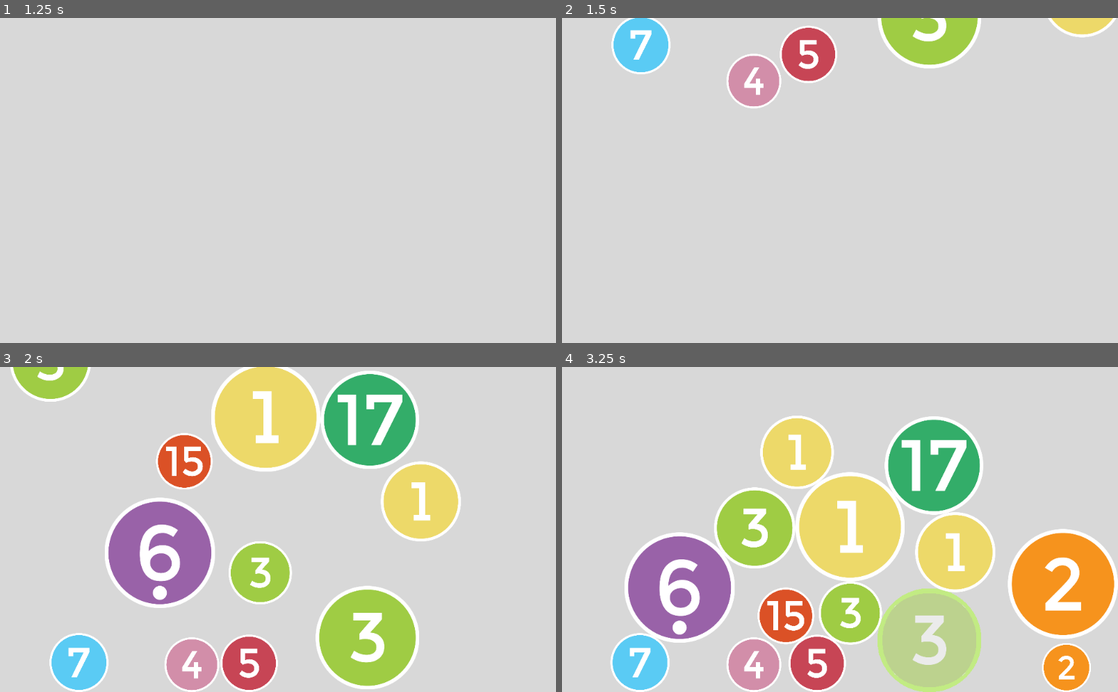
Above: before the commit, frames 1-4 (two rows, left to right).
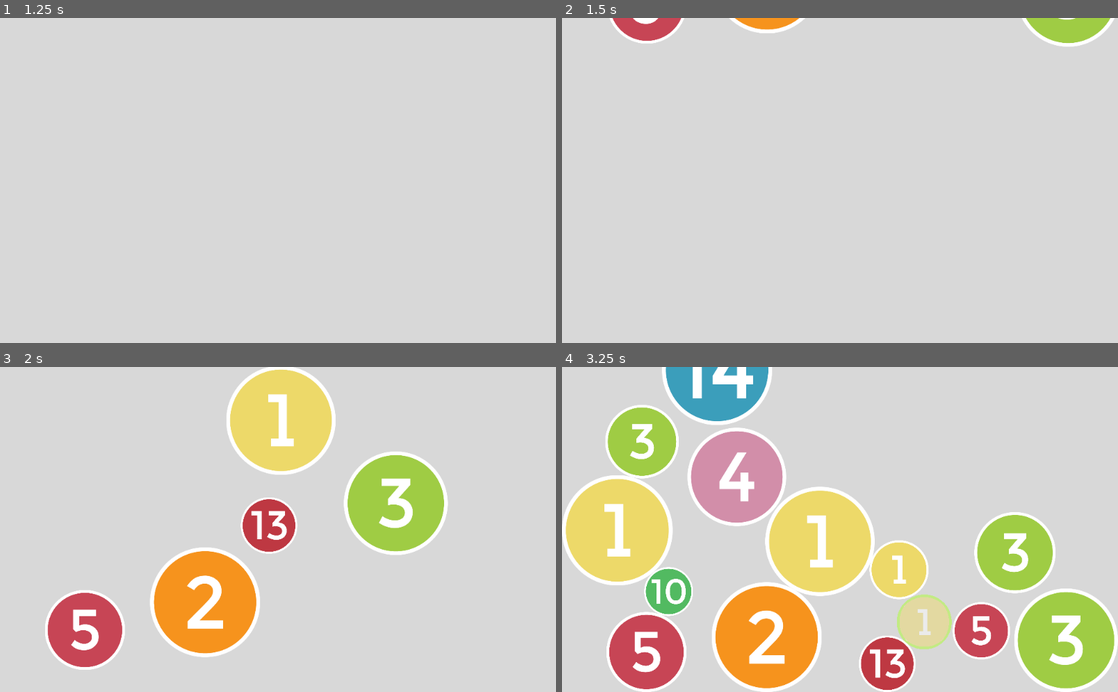
Above: after the commit, the same moments.

Repository: ZaneH/circularis-godot
Game: Godot game, scene res://scenes/Game.tscn
The game is run twice, just before and just after one commit, with the same random seed, the same clock (stepped at 60 frames per second) and the same inputs.
Inputs (mouse positions are in pixels of both pictures, inside the frame that each line leads up to):
- Up to frame 1 (1.25 s): tap Enter at 0.5 s; move the mouse to (400, 164) at 0.52 s; hold . (multi_swipe_down_right) from 0.53 s (still down); hold Middle mouse button (multi_touch) from 0.53 s (still down); click (400, 164) at 0.67 s
- Up to frame 2 (1.5 s): release . (multi_swipe_down_right) at 1.25 s; release Middle mouse button (multi_touch) at 1.25 s; tap Space at 1.25 s; drag from (728, 196) to (812, 245) at 1.27 s
- Up to frame 3 (2 s): no input
- Up to frame 4 (3.25 s): move the mouse to (828, 425) at 2.02 s; hold . (multi_swipe_down_right) 2.03-2.75 s; hold Mouse wheel up (pinch_outward) 2.03-2.75 s; click (828, 425) at 2.17 s; drag from (928, 640) to (756, 526) at 2.77 s

Frame 1 is identical in both runs. In frame 2, 8.1% of the frame differs, in the area x 8-100%, y 0-28%; in frame 3, 36%; in frame 4, 60%, in the area x 0-100%, y 0-100%.

Commit message:
Make game beatable

Diff:
--- a/scenes/Game.tscn
+++ b/scenes/Game.tscn
@@ -1,6 +1,6 @@
 [gd_scene load_steps=9 format=2]
 
-[ext_resource path="res://scripts/ball_selection.gd" type="Script" id=1]
+[ext_resource path="res://scripts/circle_selection.gd" type="Script" id=1]
 [ext_resource path="res://scripts/screen_bound.gd" type="Script" id=2]
 [ext_resource path="res://scripts/circle_manager.gd" type="Script" id=3]
 
--- a/scripts/circle_manager.gd
+++ b/scripts/circle_manager.gd
@@ -1,33 +1,34 @@
 extends Node
 
 var rng = RandomNumberGenerator.new()
-var spawn_limit = 14
+var spawn_limit = 15
 var circles = []
 
-var MIN_HEIGHT_TO_DROP = -1000
+var MIN_HEIGHT_TO_DROP = -1400
 var MAX_HEIGHT_TO_DROP = -600
 
 onready var circle_1 = preload("res://scenes/Circle1.tscn")
 
 func _ready():
+	rng.randomize()
+	spawn_circles()
 	# warning-ignore:return_value_discarded
 	get_tree().connect("screen_resized", self, "redrop_circles")
-	rng.randomize()
-	spawn_circles()
 
 func spawn_circles():
 	var answers = []
 	var numbers1 = []
 	var numbers2 = []
 
-	# spawn 2 circles per loop
-	for i in range(spawn_limit / 2):
+	for i in spawn_limit:
 		answers.append(rng.randi_range(2, 21))
 		numbers1.append(rng.randi_range(1, answers[i] - 1))
 		numbers2.append(answers[i] - numbers1[i])
 
+	for i in spawn_limit / 3:
 		create_circle(numbers1[i])
 		create_circle(numbers2[i])
+		create_circle(answers[i])
 
 func redrop_circles():
 	var view_size = get_viewport().size
--- a/scripts/ball_selection.gd
+++ b/scripts/circle_selection.gd
@@ -39,7 +39,7 @@
 	return false
 
 func deselect_all_circles():
-	var remove_circles = selected_circles.duplicate(true)
+	var remove_circles = selected_circles.duplicate()
 	for circle in remove_circles:
 		select_circle(circle, false)
 
--- a/scripts/screen_bound.gd
+++ b/scripts/screen_bound.gd
@@ -1,6 +1,5 @@
 extends CollisionShape2D
 
-export var is_top = false
 export var is_left = false
 export var is_bottom = false
 export var is_right = false
